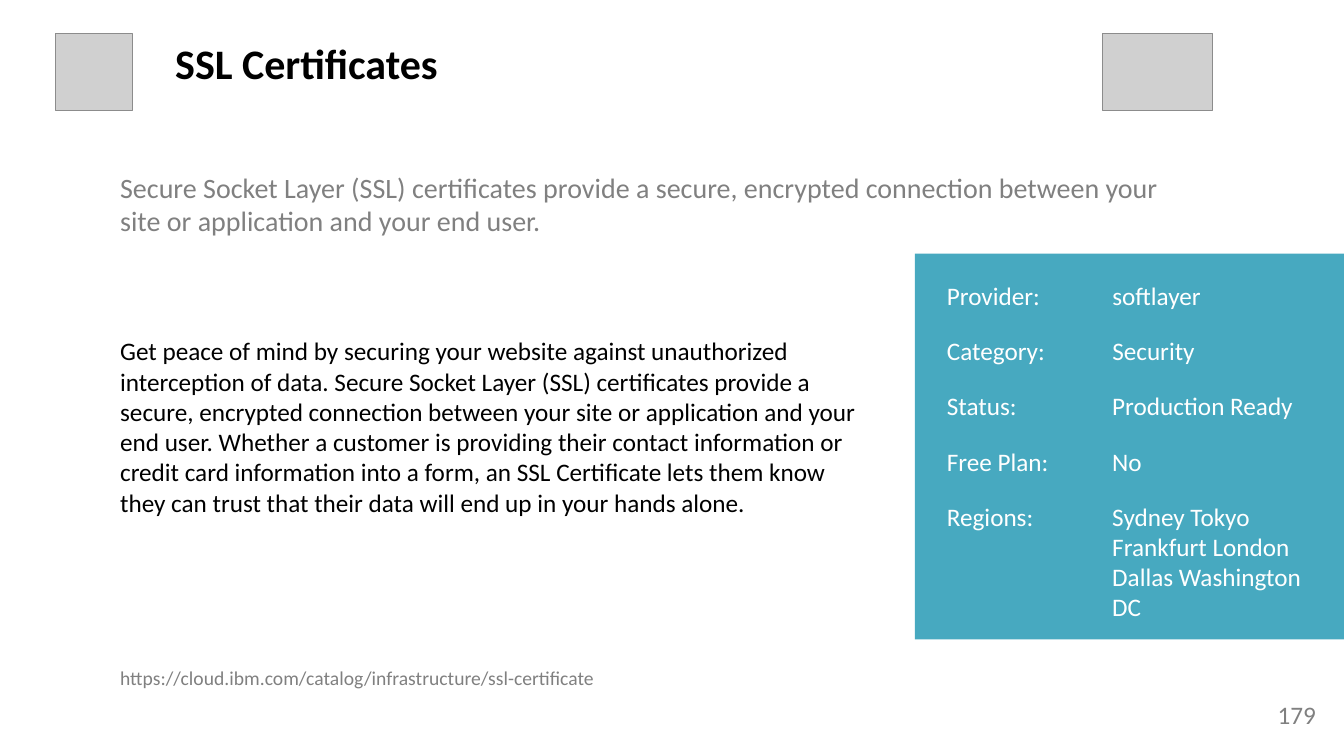
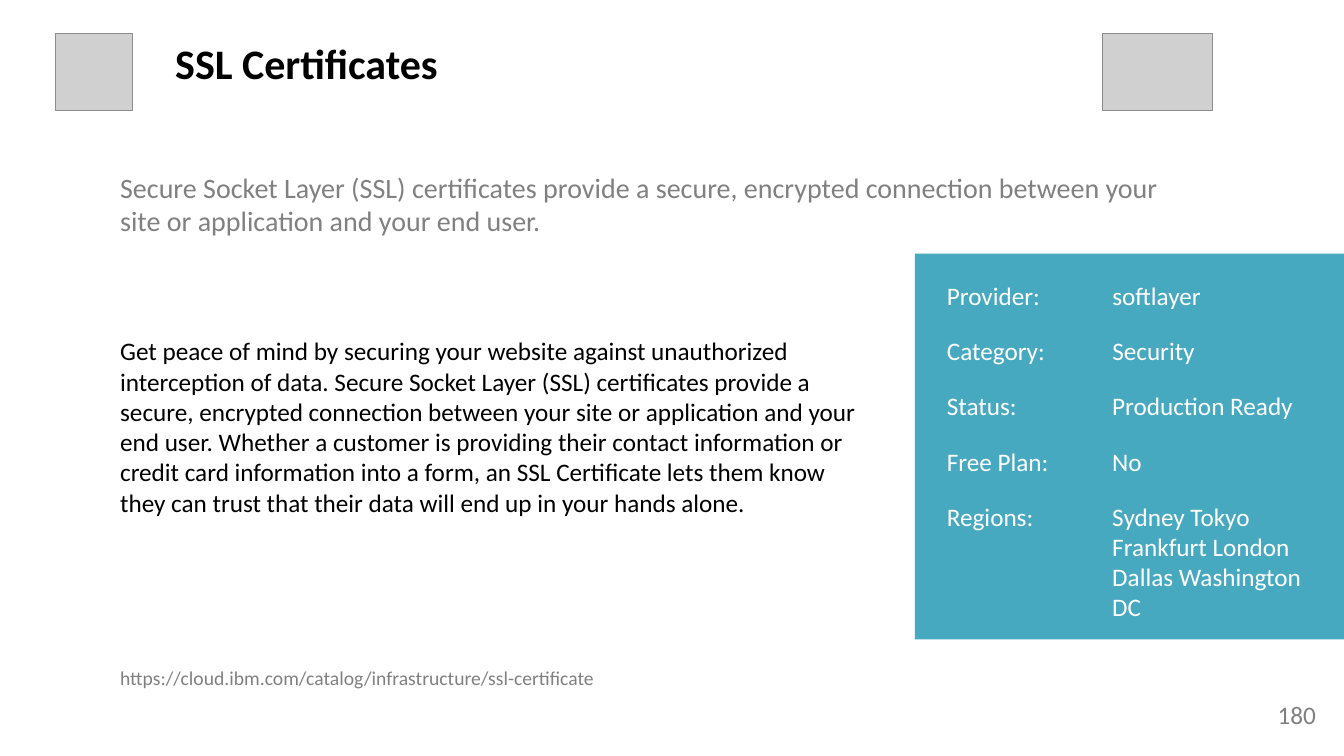
Before and after one commit to l2fprod/mycatalog, a slide deck: slide 180 of docs/generated/mycatalog.pptx (slide 179 before the commit). Drawn at 1344x756 pixels with LibreOffice and Linux fonts; fonts in the diff are those of the drawing; grey boxes stand for pictures. Boxes give left, top, right and bottom in pixels: in the first picture for what was removed or moved away, otherwise in the second. Text is boxed around its words. In the diff, an @@ line names an element or a change of style, - is before the commit and + after.

```diff
--- a/docs/generated/mycatalog.pptx
+++ b/docs/generated/mycatalog.pptx
@@ text at (1278,707,1316,724): text changed @@
-179
+180
```
Also in this commit, not shown: 181 other slides changed, 1 slide added, 10 other files.
